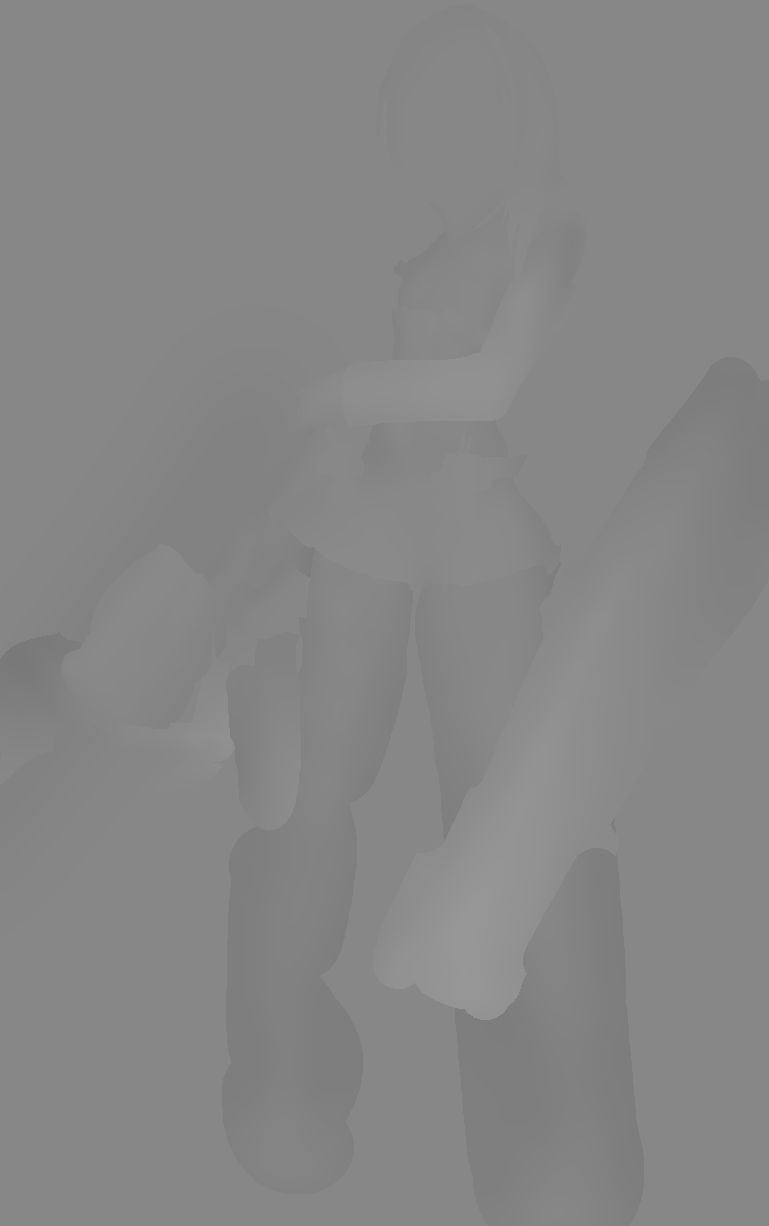
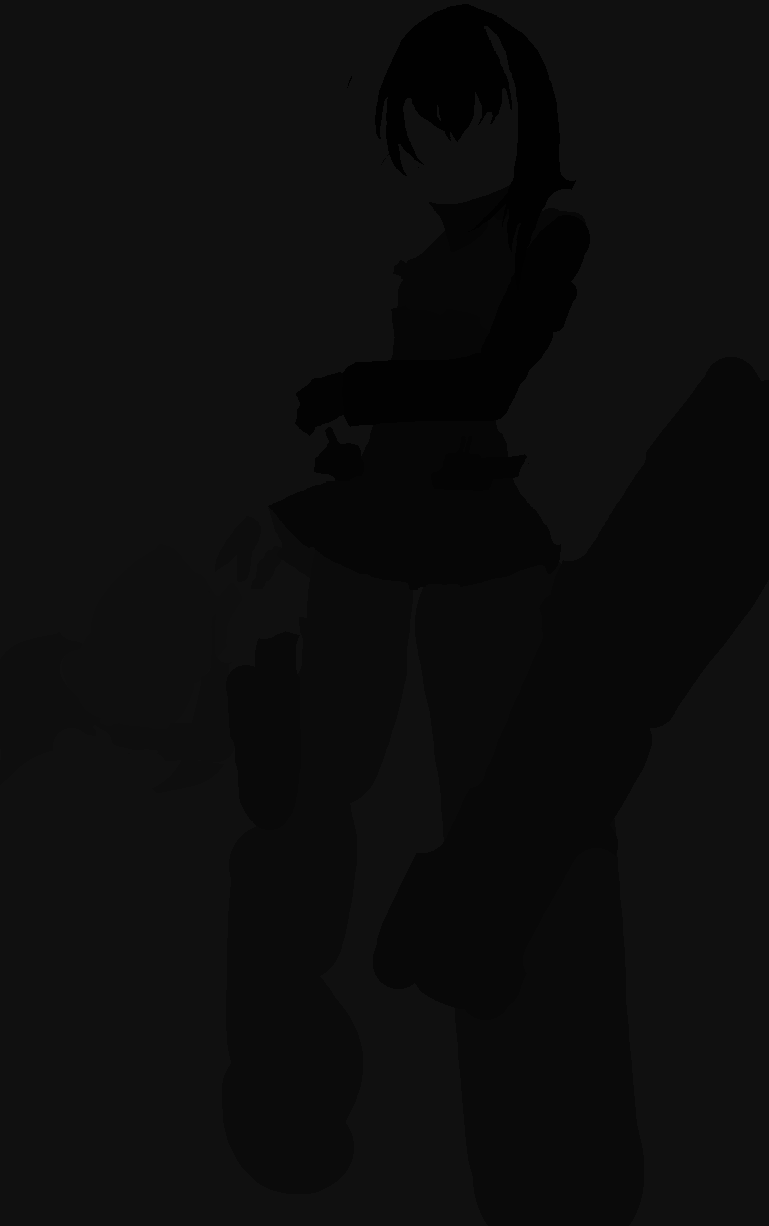
Revision of a layered (769, 1226) image; what changed, layer by layer:
painted on "front hair" over [347, 4, 576, 290]
painted on "left sleeve" over [342, 215, 590, 427]
painted on "left hand" over [295, 372, 355, 436]
painted on "aa guns" over [314, 427, 529, 491]
painted on "collar" over [381, 154, 534, 252]
painted on "dress" over [268, 305, 561, 590]
painted on "body" over [393, 208, 586, 343]
painted on "deck" over [373, 357, 769, 1020]
painted on "tail" over [226, 631, 301, 830]
painted on "left leg" over [415, 539, 644, 1226]
painted on "right leg" over [222, 527, 413, 1194]
painted on "dress back" over [268, 506, 334, 587]
painted on "right hand" over [215, 516, 284, 589]
painted on "crossbow" (2nd of 2, in "main" › "crossbow") over [0, 528, 329, 793]
painted on "Layer 5" over [62, 544, 242, 734]
painted on "Layer 4" over [0, 0, 769, 1226]
painted on "right arm" over [236, 214, 464, 531]
painted on "face" over [390, 28, 591, 199]
painted on "neck" over [473, 165, 505, 207]
painted on "back hair" over [291, 0, 593, 282]
painted on "body back" over [425, 186, 475, 211]
painted on "Layer 3" over [500, 438, 684, 574]
painted on "bg" over [0, 0, 769, 1226]
